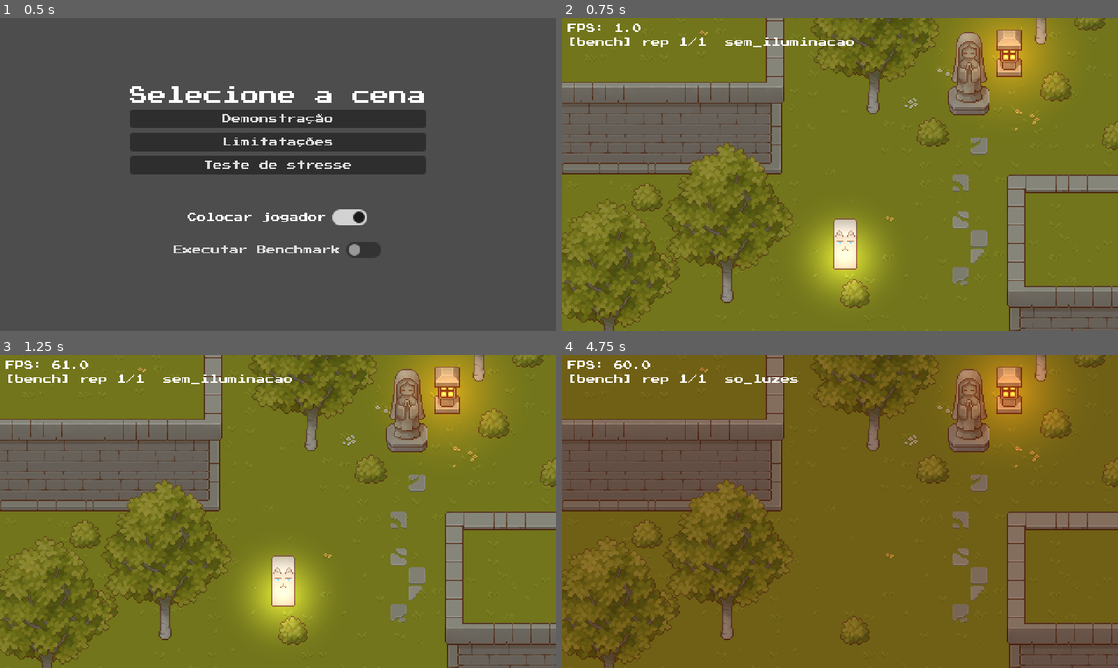
Above: before the commit, frames 1-4 (two rows, left to right).
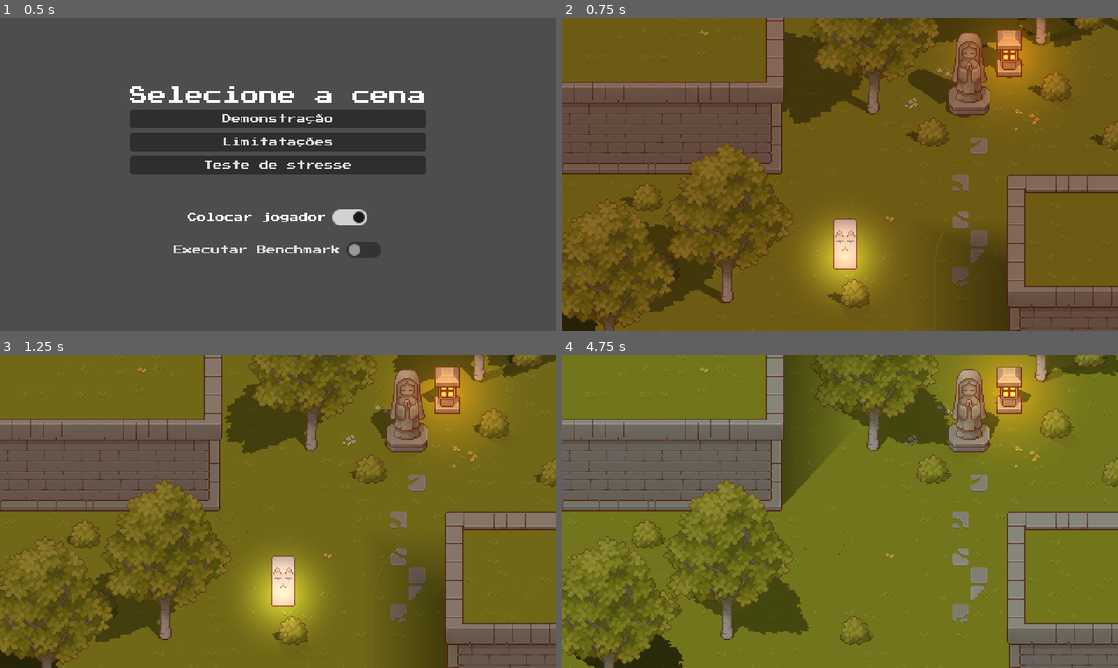
Above: after the commit, the same moments.

Repository: henriqueBD/tcc
Game: Godot game, scene res://asset/main.tscn
The game is run twice, just before and just after one commit, with the same random seed, the same clock (stepped at 60 frames per second) and the same inputs.
Inputs:
- Up to frame 1 (0.5 s): no input
- Up to frame 2 (0.75 s): click "Demonstração" at 0.5 s
- Up to frame 3 (1.25 s): no input
- Up to frame 4 (4.75 s): tap Enter (ui_accept) at 1.25, 1.52, 2.27, 3.77, 4.52 s; hold Right (ui_right) 1.28-2.03 s; tap [ (retroceder_hora) every 0.75 s from 1.35 to 4.35 s; hold Down (ui_down) 2.03-2.78 s; hold Right (ui_right) 2.78-3.53 s; hold ] (avancar_hora) 3.53-4.28 s; hold Left (ui_left) from 4.28 s (still down)

Frame 1 is identical in both runs. In frame 2, 85% of the frame differs, in the area x 0-100%, y 0-100%; in frame 3, 9.9%; in frame 4, 13%.

Commit message:
..

Diff:
--- a/level/demo.tscn
+++ b/level/demo.tscn
@@ -17,8 +17,8 @@
 [node name="Demo" type="Node2D" unique_id=382485575]
 script = ExtResource("1_wiwr6")
 warmup_seconds = 1.0
-sample_seconds = 3.0
-repetitions = 1
+sample_seconds = 5.0
+repetitions = 3
 
 [node name="Ground" type="TileMapLayer" parent="." unique_id=1646964682]
 z_index = -2
--- a/level/demo_stress.tscn
+++ b/level/demo_stress.tscn
@@ -10,6 +10,9 @@
 [node name="Demo" type="Node2D" unique_id=382485575]
 script = ExtResource("1_5vh13")
 num_objects = 50
+warmup_seconds = 1.0
+sample_seconds = 5.0
+repetitions = 3
 
 [node name="Occluders" type="Node2D" parent="." unique_id=475937943]
 unique_name_in_owner = true
@@ -25,7 +28,8 @@
 occluder = SubResource("OccluderPolygon2D_waf0q")
 occluder_light_mask = 0
 
-[node name="Polygon2D" type="Polygon2D" parent="Occluders" unique_id=1798897999]
+[node name="SDF" type="Polygon2D" parent="Occluders" unique_id=1798897999]
+unique_name_in_owner = true
 material = ExtResource("2_8h3yv")
 polygon = PackedVector2Array(-329, -183, -327, 153, 364, 159, 375, -187)
 uv = PackedVector2Array(-290.5, 194, -353.5, 398, 0.5, 383, -31.5, 187)
--- a/menu/main.gd
+++ b/menu/main.gd
@@ -12,17 +12,18 @@
 func _start(level: Node, spawn_player: bool, run_benchmark: bool) -> void:
 	menu.queue_free()
 
-	(level as ShadowBenchmark).run_on_start = run_benchmark
-	%Level.add_child(level)
-
 	var player: CharacterBody2D = %Player
-
 	if spawn_player:
 		player.show()
 		player.process_mode = Node.PROCESS_MODE_INHERIT
 	else:
 		player.queue_free()
 
+	(level as ShadowBenchmark).run_on_start = run_benchmark
+
+	await get_tree().physics_frame
+
+	%Level.add_child(level)
 	$TimeManager.process_mode = Node.PROCESS_MODE_INHERIT
 
 func _change_menu() -> void:
--- a/menu/menu.gd
+++ b/menu/menu.gd
@@ -8,7 +8,7 @@
 const DEMO_LIMITATIONS = preload("uid://bbcg04k24odhk")
 
 var _spawn_player: bool = true
-var _run_benchmark: bool = true
+var _run_benchmark: bool = false
 
 func _ready() -> void:
 	_setup_toggles()
--- a/menu/strees_menu.gd
+++ b/menu/strees_menu.gd
@@ -19,7 +19,7 @@
 	_16_luz_btn.pressed.connect(_16_luz_press)
 
 func _increment_obj(increment: int) -> void:
-	_obj_num = clamp(_obj_num + increment, 0, 200)
+	_obj_num = clamp(_obj_num + increment, 0, 600)
 	_obj_num_label.text = str(_obj_num)
 
 func _1_luz_press() -> void:
--- a/script/benchmark.gd
+++ b/script/benchmark.gd
@@ -9,14 +9,12 @@
 ##
 ## Setup:
 ## - Nodes that draw terrain shadows with shadow.gdshader -> group "bench_sdf".
-## - Extra LightOccluder2Ds used only for the native baseline -> group "bench_native".
 ##
 ## Runs automatically when `run_on_start` is on, or when the game is launched
 ## with `-- --benchmark`.
 
 const BENCHMARK_UI = preload("uid://bc14jfg3yuu8t")
 
-const GROUP_NATIVE: StringName = &"bench_native"
 const output_dir: String = "user://benchmarks"
 
 
@@ -26,16 +24,14 @@
 	var sun: bool      ## Sun shadows on SkewShadowSprites.
 	var lights: bool   ## ShadowLight shadows on SkewShadowSprites.
 	var sdf: bool      ## Terrain shadows (nodes in GROUP_SDF).
-	var native: bool   ## Godot's own LightOccluder2D shadows.
 
 	func _init(p_name: String, p_lighting: bool, p_sun: bool, p_lights: bool,
-			p_sdf: bool, p_native: bool) -> void:
+			p_sdf: bool) -> void:
 		name = p_name
 		lighting = p_lighting
 		sun = p_sun
 		lights = p_lights
 		sdf = p_sdf
-		native = p_native
 
 
 ## Results of one measurement (one configuration, one repetition).
@@ -56,8 +52,6 @@
 @export var sample_seconds: float = 15.0
 ## Each repetition runs every configuration once, interleaved, to spread out thermal drift.
 @export_range(1, 10) var repetitions: int = 5
-## Adds a baseline using Godot's native LightOccluder2D shadows.
-@export var include_native: bool = true
 
 @export_group("Day cycle")
 ## In-game hour at the start of every measurement.
@@ -70,7 +64,6 @@
 var _casters: Array[SkewShadowSprite] = []
 var _lights: Array[Light2D] = []
 var _sdf_node: Polygon2D
-var _native_nodes: Array[CanvasItem] = []
 var _viewport_rid: RID
 ## Config name -> Array of Run, in config order.
 var _results: Dictionary[String, Array] = {}
@@ -124,7 +117,7 @@
 	if saved_path.is_empty():
 		_info_label.text = "Benchmark completo, mas falhou ao salvar os resultados (veja o Output)."
 	else:
-		_info_label.text = "Benchmark completo, resultados salvos em: %s" % saved_path
+		_info_label.text = "Benchmark completo, resultados salvos em:\n%s" % saved_path
 		print("[bench] Resultados salvos em: %s" % saved_path)
 
 	if quit_on_end:
@@ -133,16 +126,14 @@
 
 func _build_configs() -> Array[BenchConfig]:
 	var configs: Array[BenchConfig] = [
-		#               name                lighting sun    lights sdf    native
-		BenchConfig.new("sem_iluminacao",   false,   false, false, false, false),
-		BenchConfig.new("so_luzes",         true,    false, false, false, false),
-		BenchConfig.new("sombra_sol",       true,    true,  false, false, false),
-		BenchConfig.new("sombra_luzes",     true,    false, true,  false, false),
-		BenchConfig.new("sdf_terreno",      true,    false, false, true,  false),
-		BenchConfig.new("completo",         true,    true,  true,  true,  false),
+		#               name                lighting sun    lights sdf
+		BenchConfig.new("sem_iluminacao",   false,   false, false, false),
+		BenchConfig.new("so_luzes",         true,    false, false, false),
+		BenchConfig.new("sombra_sol",       true,    true,  false, false),
+		BenchConfig.new("sombra_luzes",     true,    false, true,  false),
+		BenchConfig.new("sdf_terreno",      true,    false, false, true),
+		BenchConfig.new("completo",         true,    true,  true,  true),
 	]
-	if include_native:
-		configs.append(BenchConfig.new("nativo_occluder", true, false, false, false, true))
 	return configs
 
 
@@ -197,9 +188,6 @@
 
 
 func _apply(config: BenchConfig) -> void:
-	for light: Light2D in _lights:
-		light.shadow_enabled = config.native
-
 	if time_manager:
 		time_manager.visible = config.lighting # Hidden CanvasModulate = full bright.
 		time_manager.sun_enabled = config.lighting
@@ -211,8 +199,6 @@
 		sprite.set_shadows_active(any_shadow)
 
 	_sdf_node.visible = config.sdf
-	for item: CanvasItem in _native_nodes:
-		item.visible = config.native
 
 
 # ---------------- Setup ----------------
@@ -230,7 +216,11 @@
 	_lights.clear()
 	_walk(get_tree().current_scene)
 	_sdf_node = get_node("%SDF")
-	_native_nodes = _canvas_items_in(GROUP_NATIVE)
+	if not _sdf_node:
+		_write_line("[ERROR]: Could not find sdf node")
+	# Keep Godot's built-in Light2D shadows off so they don't add cost to any configuration.
+	for light: Light2D in _lights:
+		light.shadow_enabled = false
 
 
 func _walk(node: Node) -> void:
@@ -242,15 +232,6 @@
 		time_manager = node as TimeManager
 	for child: Node in node.get_children():
 		_walk(child)
-
-
-func _canvas_items_in(group: StringName) -> Array[CanvasItem]:
-	var items: Array[CanvasItem] = []
-	for node: Node in get_tree().get_nodes_in_group(group):
-		var item: CanvasItem = node as CanvasItem
-		if item:
-			items.append(item)
-	return items
 
 
 # ---------------- Statistics ----------------
Not shown, added: export/.gdignore
Not shown, added: export_presets.cfg
Not shown, added: export/demo.console.exe
Not shown, added: export/demo.exe
Not shown, added: export/demo.pck
